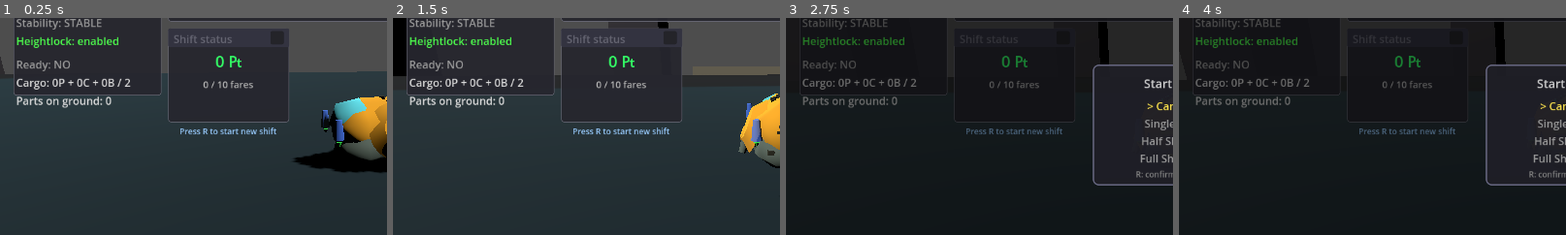
Above: before the commit, frames 1-4 (left to right).
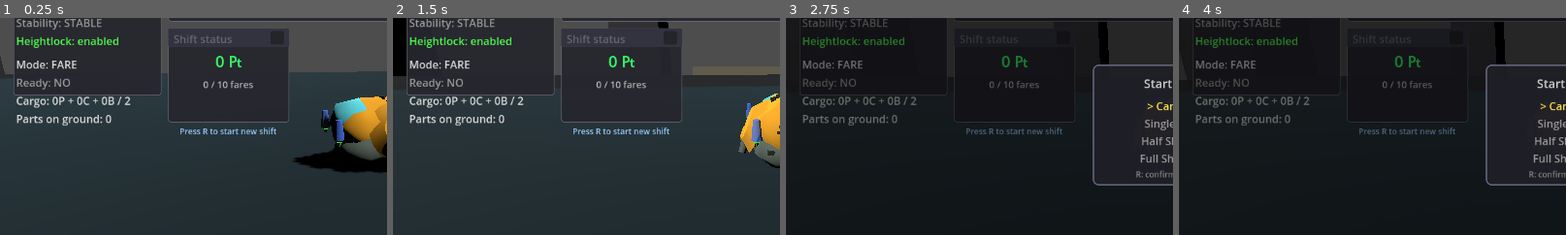
Above: after the commit, the same moments.

Repository: TaxiService/fcar
Game: Godot game, scene res://t&St_scene.tscn
Same seed, same stepped clock (60 frames per second), same inputs: the game is played once before the commit and once after it. This scene is started directly instead of the project's main scene. The engine's default icon, where the game draws it, is replaced by a stand-in: a white triangle on a blue panel in a dark square.
Inputs (mouse positions are % of the whole screen's width and height, from its top left):
- Up to frame 1 (0.25 s): no input
- Up to frame 2 (1.5 s): tap R (confirm) at 0.5, 1.25 s; drag from (11, 23) to (60, 28) at 0.52 s; drag from (30, 39) to (45, 70) at 1.27 s
- Up to frame 3 (2.75 s): tap R (confirm) at 2 s; move the mouse to (39, 15) at 2.02 s; hold Right (shin_right) from 2.03 s (still down); tap C (crouch) at 2.1 s; click (39, 15) at 2.17 s
- Up to frame 4 (4 s): release Right (shin_right) at 2.75 s; tap R (confirm) at 2.75, 3.5 s; drag from (45, 70) to (20, 35) at 2.77 s; move the mouse to (80, 65) at 3.52 s; hold Left (shin_left) from 3.53 s (still down); hold F (toggle_control_lock) from 3.53 s (still down); tap Space (jump) at 3.77 s
The pictures show only the part of the screen within x 0-50%, y 25-75%; the shares and areas given below are measured in that part.

The runs differ from the first frame. In frame 1, 2.1% of the frame differs, in the area x 4-34%, y 19-50%; in frame 2, 2.1%; in frame 3, 1.7%; in frame 4, 1.7%.

Commit message:
phase 3B - hospital mode autopickup

Diff:
--- a/fcar/FCar.gd
+++ b/fcar/FCar.gd
@@ -121,6 +121,7 @@
 @export var delivery_range: float = 5.0  # Distance to destination for delivery
 @export var delivered_wander_radius: float = 8.0  # How far delivered people can wander from drop-off
 @export var explicit_boarding_consent: bool = true  # If true, player must target and confirm groups
+@export var part_pickup_radius: float = 4.0  # Auto-collect radius for parts in hospital mode
 
 @export_category("people collision")
 @export var collision_person_radius: float = 0.3
@@ -158,6 +159,7 @@
 # ===== PASSENGER SYSTEM =====
 var passengers: Array[Person] = []
 var cargo_parts: Array[PersonPart] = []
+var hospital_mode: bool = false
 var people_manager: Node = null  # Reference to PeopleManager for finding hailing persons
 var destination_marker: DestinationMarker = null  # HUD for passenger destination
 var hailing_markers: HailingMarkers = null  # Markers for nearby hailing groups
@@ -579,6 +581,10 @@
 	# Update parts collision detection
 	_update_parts_collisions()
 
+	# Hospital mode: auto-collect parts
+	if hospital_mode:
+		_update_hospital_pickup()
+
 	# Update passenger system
 	_update_passengers()
 
@@ -1239,6 +1245,107 @@
 			part.collision_immune_timer = 1.0
 
 
+# ===== HOSPITAL MODE =====
+
+func _update_hospital_pickup():
+	if not people_manager:
+		return
+
+	# Car full - skip
+	if get_total_cargo() >= cargo_capacity:
+		return
+
+	var car_pos = global_position
+	var pickup_radius_sq = part_pickup_radius * part_pickup_radius
+
+	# Collect IDs of cores already in cargo
+	var cargo_core_ids: Dictionary = {}
+	for part in cargo_parts:
+		if is_instance_valid(part) and part.is_core:
+			cargo_core_ids[part.source_person_id] = true
+
+	# Find eligible parts
+	var eligible: Array[PersonPart] = []
+	for part in people_manager.all_parts:
+		if not is_instance_valid(part):
+			continue
+		if not part.at_rest:
+			continue
+		if part.collision_immune_timer > 0.0:
+			continue
+		var dx = part.global_position.x - car_pos.x
+		var dy = part.global_position.y - car_pos.y
+		var dz = part.global_position.z - car_pos.z
+		if dx * dx + dy * dy + dz * dz > pickup_radius_sq:
+			continue
+		eligible.append(part)
+
+	if eligible.is_empty():
+		return
+
+	# Sort by priority:
+	# 1. CORE parts (nearest first)
+	# 2. BODY parts matching a core already in cargo (nearest first)
+	# 3. BODY parts matching a core in this pickup batch (nearest first)
+	# 4. Any remaining (nearest first)
+	var new_core_ids: Dictionary = {}
+
+	eligible.sort_custom(func(a: PersonPart, b: PersonPart) -> bool:
+		var a_priority = _get_part_pickup_priority(a, cargo_core_ids, new_core_ids)
+		var b_priority = _get_part_pickup_priority(b, cargo_core_ids, new_core_ids)
+		if a_priority != b_priority:
+			return a_priority < b_priority
+		# Same priority - nearest first
+		return car_pos.distance_squared_to(a.global_position) < car_pos.distance_squared_to(b.global_position)
+	)
+
+	# Pick up parts until full
+	var collected: Array[PersonPart] = []
+	for part in eligible:
+		if get_total_cargo() >= cargo_capacity:
+			break
+
+		# Track newly collected cores for body matching
+		if part.is_core:
+			new_core_ids[part.source_person_id] = true
+
+		part.in_cargo = true
+		part.visible = false
+		people_manager.all_parts.erase(part)
+		cargo_parts.append(part)
+		collected.append(part)
+
+		var type_str = "CORE" if part.is_core else "BODY"
+		print("Auto-collected %s part #%d. Cargo: %d/%d" % [type_str, part.source_person_id, get_total_cargo(), cargo_capacity])
+
+	if not collected.is_empty():
+		parts_collected.emit(collected)
+
+
+func _get_part_pickup_priority(part: PersonPart, cargo_core_ids: Dictionary, new_core_ids: Dictionary) -> int:
+	if part.is_core:
+		return 0  # Cores first
+	# Body part - check if matching core is already in cargo or just picked up
+	if cargo_core_ids.has(part.source_person_id):
+		return 1
+	if new_core_ids.has(part.source_person_id):
+		return 2
+	return 3  # Unmatched body parts last
+
+
+func _check_hospital_auto_exit():
+	if not hospital_mode:
+		return
+	if not cargo_parts.is_empty():
+		return
+	if people_manager and people_manager.has_undelivered_parts():
+		return
+	# No parts anywhere - exit hospital mode
+	hospital_mode = false
+	hospital_mode_changed.emit(false)
+	print("Hospital delivery mode: OFF (no parts remaining)")
+
+
 # ===== PASSENGER SYSTEM =====
 
 func _update_passengers():
@@ -1248,6 +1355,14 @@
 	# Clean up invalid passenger references
 	passengers = passengers.filter(func(p): return is_instance_valid(p))
 	cargo_parts = cargo_parts.filter(func(p): return is_instance_valid(p))
+
+	# Cargo parts follow the car
+	for part in cargo_parts:
+		if is_instance_valid(part):
+			part.global_position = global_position
+
+	# Check hospital mode auto-exit
+	_check_hospital_auto_exit()
 
 	# Process eject ritual
 	_update_eject_ritual(get_physics_process_delta_time())
@@ -1319,6 +1434,10 @@
 
 
 func _detect_and_board_hailing_persons():
+	# No fare boarding in hospital mode
+	if hospital_mode:
+		return
+
 	# In explicit consent mode, boarding is triggered by _toggle_ready_for_fares()
 	# This function only handles implicit (auto-board) mode
 	if explicit_boarding_consent:
@@ -1499,6 +1618,10 @@
 
 	if passengers.size() > 0:
 		# Have passengers - R does nothing (use T to eject)
+		return
+
+	# Hospital mode: R does nothing (use T to exit)
+	if hospital_mode:
 		return
 
 	if not is_ready_for_fares:
@@ -1510,8 +1633,13 @@
 			print("Ready for fares: YES")
 			ready_state_changed.emit(true)
 		else:
-			# No active shift - open selector to choose shift type
-			if shift_selector:
+			# No active shift - check for hospital mode first (temporary toggle)
+			if people_manager and people_manager.has_undelivered_parts():
+				hospital_mode = true
+				hospital_mode_changed.emit(true)
+				print("Hospital delivery mode: ON")
+			elif shift_selector:
+				# No parts to collect - open shift selector
 				shift_selector.show_selector()
 		return
 
@@ -1559,15 +1687,16 @@
 
 func _handle_cancel():
 	# T key: context-sensitive cancel action
-	# Priority: shift selector > eject > cancel target > cancel ready state
+	# Priority: shift selector > eject > hospital mode > cancel target > cancel ready state
 
 	# If shift selector is open, cycle to next option
 	if shift_selector and shift_selector.is_open:
 		shift_selector.cycle_selection()
 		return
 
-	if passengers.size() > 0:
-		# Have passengers - mash T to eject
+	# Eject: passengers or cargo parts in hospital mode
+	if passengers.size() > 0 or (hospital_mode and not cargo_parts.is_empty()):
+		# Have cargo - mash T to eject
 		if eject_click_count == 0:
 			eject_window_timer = 0.0
 		eject_click_count += 1
@@ -1575,6 +1704,13 @@
 		if eject_click_count >= EJECT_CLICKS_REQUIRED:
 			_eject_all_passengers()
 			eject_click_count = 0
+		return
+
+	# Hospital mode with no cargo - exit hospital mode
+	if hospital_mode:
+		hospital_mode = false
+		hospital_mode_changed.emit(false)
+		print("Hospital delivery mode: OFF")
 		return
 
 	if not is_ready_for_fares:
@@ -1619,13 +1755,13 @@
 
 
 func is_available_for_pickup() -> bool:
-	# Must be ready AND have no passengers AND no one boarding
-	return is_ready_for_fares and passengers.size() == 0 and _count_boarding_persons() == 0
+	# Must be ready AND have no passengers AND no one boarding AND not in hospital mode
+	return not hospital_mode and is_ready_for_fares and passengers.size() == 0 and _count_boarding_persons() == 0
 
 
 func _update_eject_ritual(delta: float):
-	# No passengers = nothing to eject
-	if passengers.size() == 0:
+	# Nothing to eject = reset
+	if passengers.is_empty() and cargo_parts.is_empty():
 		eject_click_count = 0
 		return
 
@@ -1680,6 +1816,7 @@
 		for part in cargo_parts:
 			if not is_instance_valid(part):
 				continue
+			part.in_cargo = false
 			part.visible = true
 			part.global_position = eject_pos
 			var angle = randf() * TAU
--- a/systems/PeopleManager.gd
+++ b/systems/PeopleManager.gd
@@ -1164,6 +1164,10 @@
 
 func remove_person(person: Person):
 	_return_to_pool(person)
+
+
+func has_undelivered_parts() -> bool:
+	return all_parts.size() > 0
 
 
 func remove_all_people():
--- a/systems/PersonPart.gd
+++ b/systems/PersonPart.gd
@@ -9,6 +9,7 @@
 var source_person_id: int = 0
 var tint_color: Color = Color.BLACK
 var point_value: int = 0
+var in_cargo: bool = false
 var collision_immune_timer: float = 0.0
 var at_rest: bool = false
 var velocity: Vector3 = Vector3.ZERO
@@ -43,6 +44,11 @@
 
 
 func _process(delta: float):
+	# In cargo: hidden, no physics, no LOD — position set by FCar
+	if in_cargo:
+		visible = false
+		return
+
 	# Collision immunity countdown
 	if collision_immune_timer > 0.0:
 		collision_immune_timer -= delta
--- a/ui/DebugWindow.gd
+++ b/ui/DebugWindow.gd
@@ -15,6 +15,7 @@
 var altitude_label: Label
 var vertical_vel_label: Label
 var booster_angles_label: Label
+var mode_label: Label
 var passengers_label: Label
 var parts_ground_label: Label
 var ready_label: Label
@@ -76,6 +77,11 @@
 	# Another separator
 	var sep2 = HSeparator.new()
 	vbox.add_child(sep2)
+
+	# Mode indicator
+	mode_label = Label.new()
+	mode_label.text = "Mode: ---"
+	vbox.add_child(mode_label)
 
 	# Ready for fares
 	ready_label = Label.new()
@@ -163,6 +169,18 @@
 		heightlock_label.text = "Heightlock: %s" % ("enabled" if hlock else "disabled")
 		heightlock_label.add_theme_color_override("font_color", Color(0.3, 1.0, 0.3) if hlock else Color(0.6, 0.6, 0.6, 1.0))
 
+	# Update mode indicator
+	if "hospital_mode" in car_ref:
+		if car_ref.hospital_mode:
+			var radius_text = ""
+			if "part_pickup_radius" in car_ref:
+				radius_text = "  (radius: %.0fm)" % car_ref.part_pickup_radius
+			mode_label.text = "Mode: HOSPITAL%s" % radius_text
+			mode_label.add_theme_color_override("font_color", Color(1.0, 0.4, 0.4))
+		else:
+			mode_label.text = "Mode: FARE"
+			mode_label.add_theme_color_override("font_color", Color(0.85, 0.85, 0.85))
+
 	# Update ready status
 	if "is_ready_for_fares" in car_ref:
 		var ready = car_ref.is_ready_for_fares
